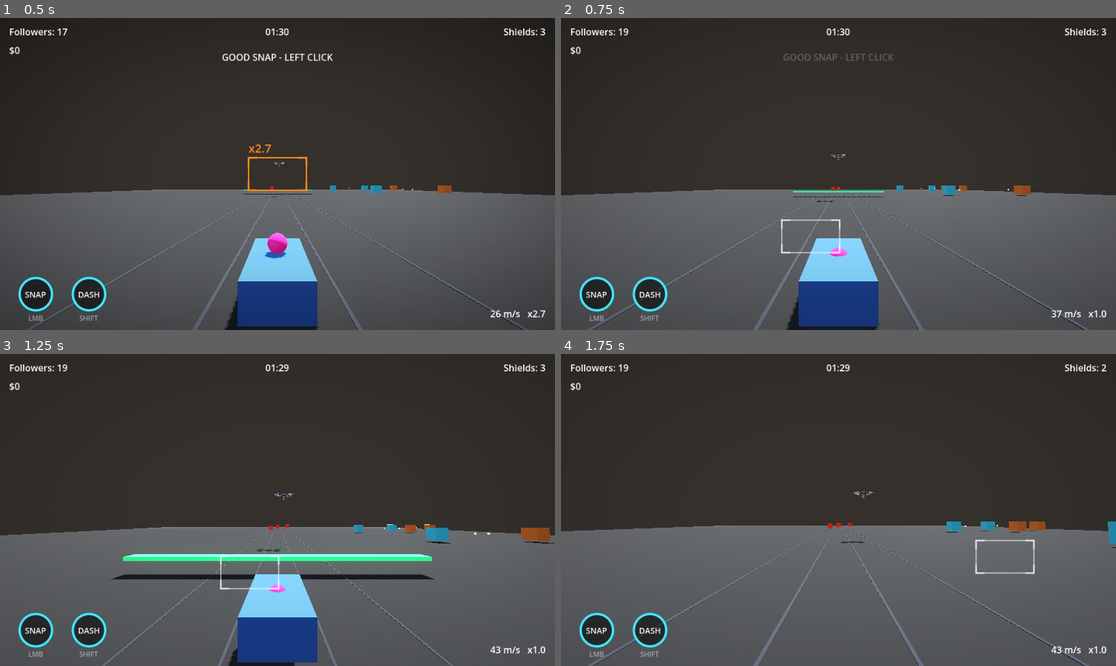
Above: before the commit, frames 1-4 (two rows, left to right).
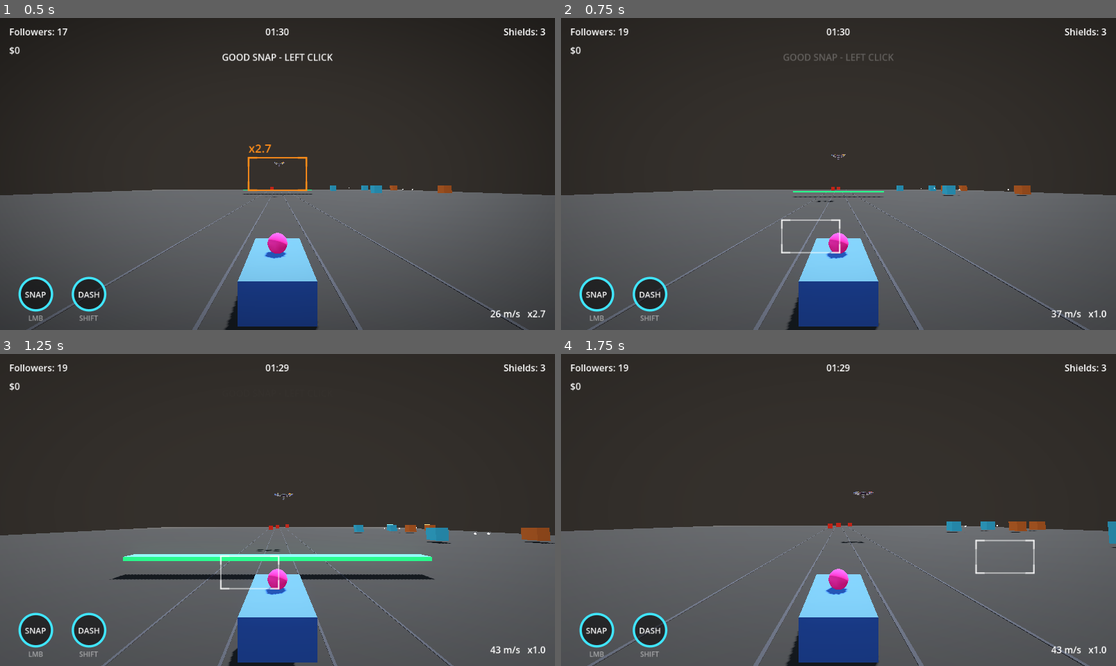
Above: after the commit, the same moments.

Repository: Wasumyon/war-idols
Game: Godot game, scene res://slice.tscn
The game is run twice, just before and just after one commit, with the same random seed, the same clock (stepped at 60 frames per second) and the same inputs. This scene is started directly instead of the project's main scene.
Inputs (mouse positions are in pixels of both pictures, inside the frame that each line leads up to):
- Up to frame 1 (0.5 s): no input
- Up to frame 2 (0.75 s): tap Enter at 0.5 s; move the mouse to (810, 236) at 0.52 s; hold W (accelerate) from 0.53 s (still down); hold Q from 0.53 s (still down); click (810, 236) at 0.67 s
- Up to frame 3 (1.25 s): keep holding W (accelerate); keep holding Q; tap Space (jump) at 0.77 s
- Up to frame 4 (1.75 s): keep holding W (accelerate); move the mouse to (1005, 556) at 1.27 s; release Q at 1.28 s; tap Ctrl (drift) at 1.35 s; click (1005, 556) at 1.42 s; tap Space (jump) at 1.52 s; tap Q at 1.55 s

Frame 1 is identical in both runs. In frame 2, 0.2% of the frame differs, in the area x 47-52%, y 68-78%; in frame 3, 0.2%; in frame 4, 3.9%, in the area x 40-99%, y 3-100%.

Commit message:
Duck: drop Q (reserved); README: current controls + VN note

Diff:
--- a/car/slice/runner.gd
+++ b/car/slice/runner.gd
@@ -164,9 +164,8 @@
 		_grounded = true
 	position.y = _height
 
-	# --- duck: S, Q, or either side mouse button (top/rear thumb) ---
+	# --- duck: S, or either side mouse button (top/rear thumb) ---
 	ducking = Input.is_physical_key_pressed(KEY_S) \
-		or Input.is_physical_key_pressed(KEY_Q) \
 		or Input.is_mouse_button_pressed(MOUSE_BUTTON_XBUTTON1) \
 		or Input.is_mouse_button_pressed(MOUSE_BUTTON_XBUTTON2)
 	var target_y: float = duck_height if ducking else stand_height
Not shown, changed: README.md
